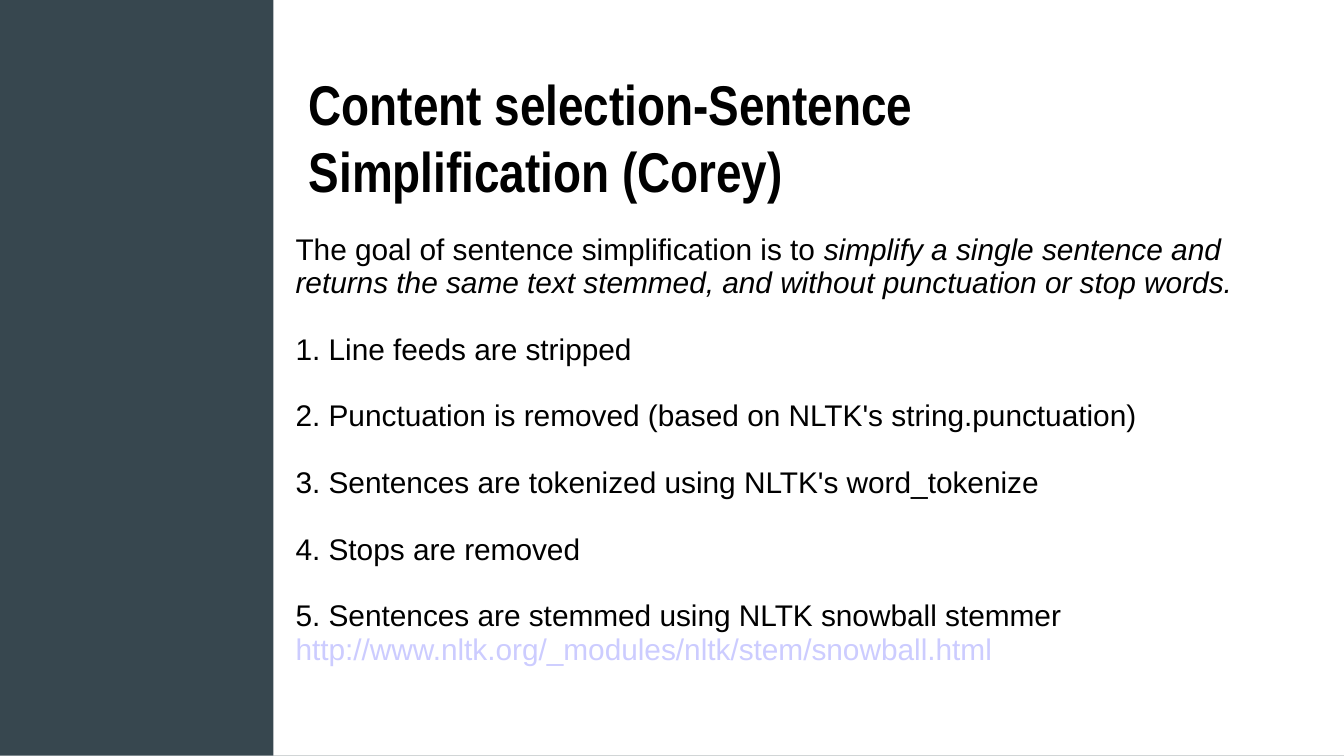
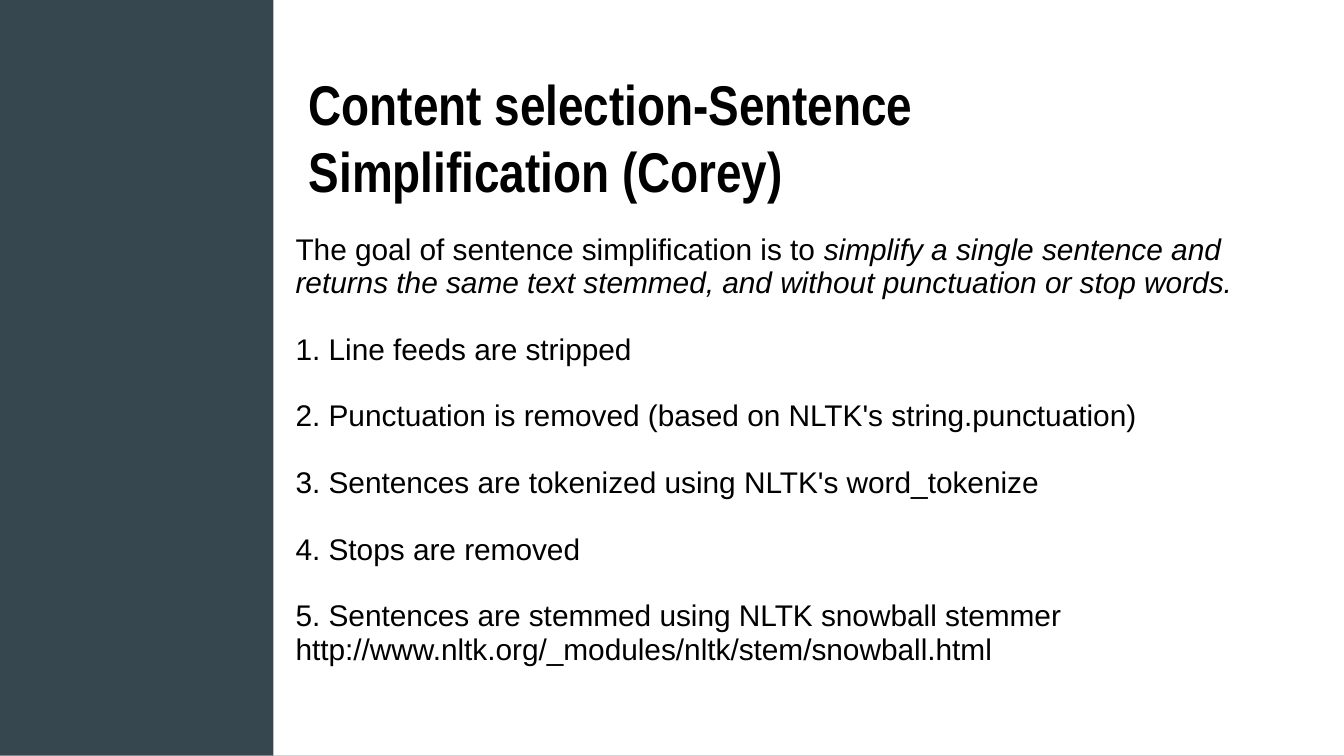
Before and after one commit to austin226/ling573, a slide deck: slide 6 of doc/D2_presentation.ppt. Drawn at 1344x756 pixels with LibreOffice and Linux fonts; fonts in the diff are those of the drawing. Boxes give left, top, right and bottom in pixels: in the first picture for what was removed or moved away, otherwise in the second. Text is boxed around its words. In the diff, an @@ line names an element or a change of style, - is before the commit and + after.

```diff
--- a/doc/D2_presentation.ppt
+++ b/doc/D2_presentation.ppt
@@ text at box(296, 638, 992, 665): text colour #CCCCFF to #000000 in "http://www.nltk.org/_modules/nltk/stem/snowball.html" @@
```
Also in this commit, not shown: 2 other slides changed.
